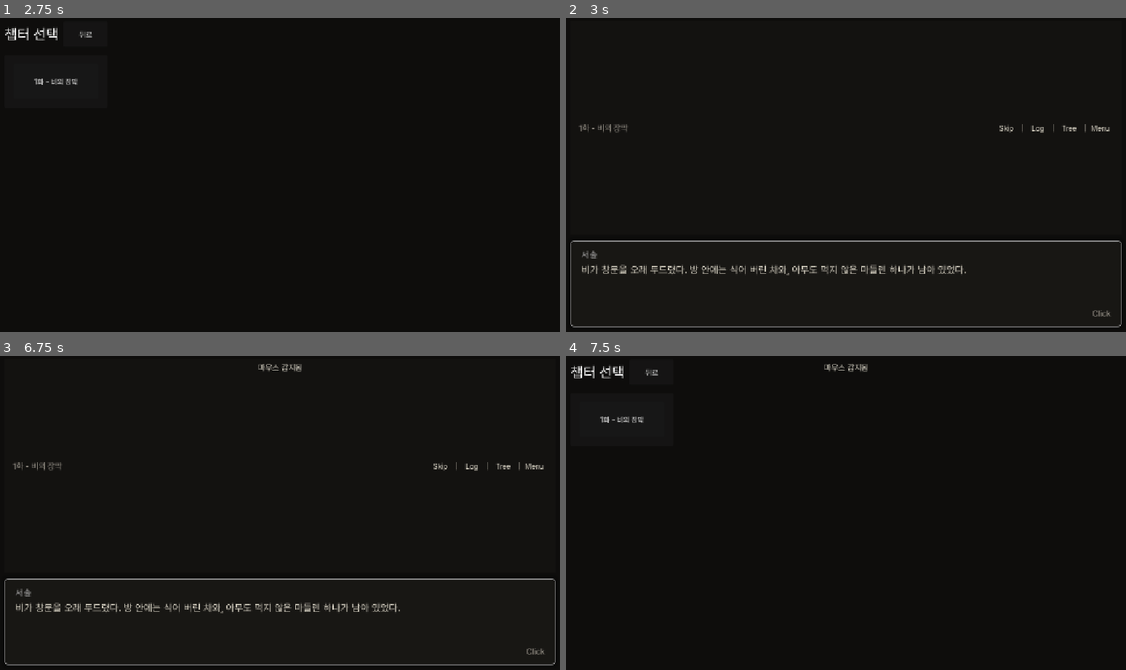
Above: before the commit, frames 1-4 (two rows, left to right).
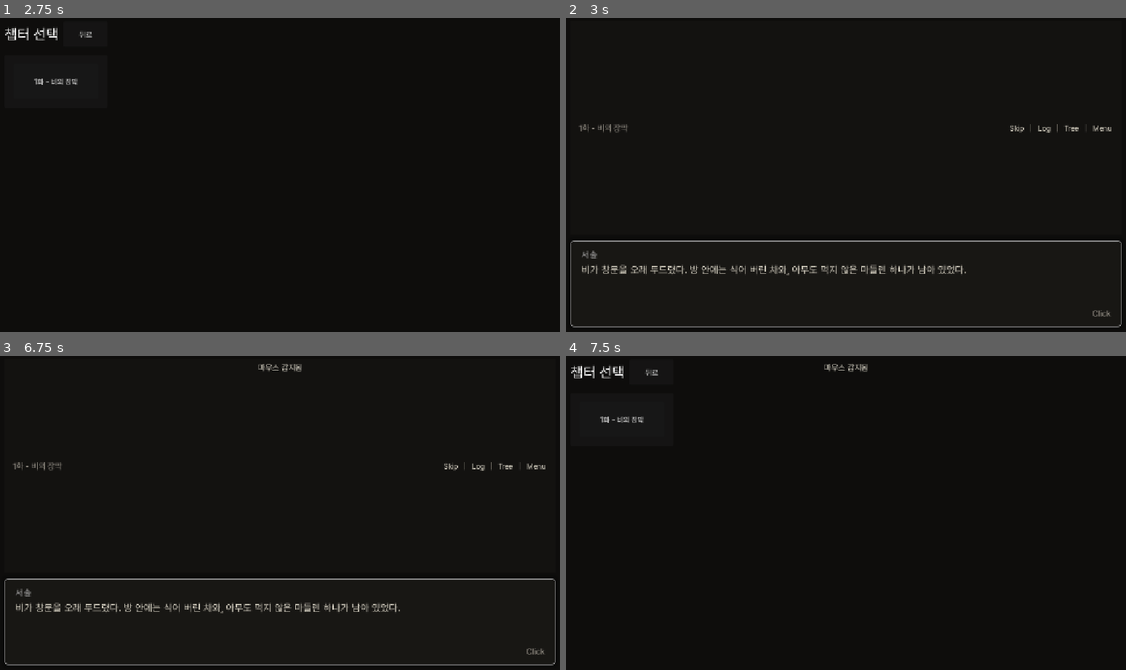
Above: after the commit, the same moments.

Repository: dev-parkjh/blind-madeleine-game
Game: Godot game, scene res://scenes/main/main.tscn
Same seed, same stepped clock (60 frames per second), same inputs: the game is played once before the commit and once after it.
Inputs (mouse positions are in pixels of both pictures, inside the frame that each line leads up to):
- Up to frame 1 (2.75 s): click "새 게임" at 0.5 s; click "뒤로" at 1.25 s; click "새 게임" at 2 s
- Up to frame 2 (3 s): click "1화 - 비의 장막" at 2.75 s
- Up to frame 3 (6.75 s): click "Skip" at 3.5 s; tap Enter (ui_accept) at 4.25, 4.52, 5, 5.75, 6.5 s; move the mouse to (408, 497) at 4.27 s; hold D (move_right) 4.28-5 s; hold Shift (log) 4.28-5 s; click (408, 497) at 4.42 s; drag from (162, 528) to (252, 578) at 5.02 s; move the mouse to (336, 440) at 5.77 s; hold D (move_right) 5.78-6.5 s; hold Space (interact) 5.78-6.5 s; click (336, 440) at 5.92 s; tap Shift (log) at 6.05 s; drag from (252, 578) to (106, 462) at 6.52 s
- Up to frame 4 (7.5 s): click "Skip" at 7.25 s

Frame 1 is identical in both runs. In frame 2, 0.2% of the frame differs, in the area x 77-98%, y 33-37%; in frame 3, 0.2%; in frame 4, nothing differs.

Commit message:
스토리 화면 키캡 힌트 레이아웃을 정리하고 미사용 키보드 아이콘 제거
Co-authored-by: Cursor <cursoragent@cursor.com>

Diff:
--- a/project.godot
+++ b/project.godot
@@ -24,11 +24,10 @@
 
 window/size/viewport_width=1280
 window/size/viewport_height=720
-window/size/resizable=true
+window/stretch/mode="canvas_items"
+window/stretch/aspect="expand"
 window/size/min_width=360
 window/size/min_height=540
-window/stretch/mode="canvas_items"
-window/stretch/aspect="expand"
 
 [physics]
 
--- a/scripts/screens/story_dialogue_screen.gd
+++ b/scripts/screens/story_dialogue_screen.gd
@@ -13,19 +13,30 @@
 const MENU_OVERLAY_COLOR := Color(0, 0, 0, 0.56)
 const KEYCAP_BACKGROUND_COLOR := Color(0.18, 0.17, 0.15, 0.94)
 const KEYCAP_BORDER_COLOR := Color(0.42, 0.4, 0.35)
+const TOP_MENU_KEYCAP_FONT_SIZE := 9
+const TOP_MENU_KEYCAP_MARGIN_HORIZONTAL := 4
+const TOP_MENU_KEYCAP_MARGIN_VERTICAL := 0
+const TOP_MENU_KEYCAP_CORNER_RADIUS := 2
+const TOP_MENU_KEYCAP_LINE_SPACING := -3
+const TOP_MENU_KEYCAP_Y_OFFSET := 2
+const TOP_MENU_KEYBOARD_BUTTON_MIN_HEIGHT := 28
+const TOP_MENU_KEYBOARD_HINT_SEPARATION := 8
+const TOP_MENU_SEPARATOR_MARGIN := {
+	"default": 3,
+	"keyboard": 4,
+	"gamepad": 4,
+}
+const TOP_MENU_SEPARATOR_MARGIN_RIGHT := {
+	"gamepad": 3,
+}
 const TOP_MENU_TEXT_MIN_SIZE := Vector2(56, 34)
+const TOP_MENU_TEXT_BUTTON_MIN_SIZE := Vector2(0, 34)
 const TOP_MENU_ICON_MIN_SIZE := Vector2(78, 42)
 const TOP_MENU_ICON_VERTICAL_PADDING := 10.0
 const TOP_MENU_BAR_SEPARATION := {
-	"default": 4,
-	"keyboard": 1,
-	"gamepad": 1,
-}
-const TOP_MENU_KEYCAP_BUTTON_MIN_WIDTHS := {
-	"skip": 77,
-	"log": 78,
-	"tree": 80,
-	"menu": 77,
+	"default": 6,
+	"keyboard": 4,
+	"gamepad": 4,
 }
 const TOP_MENU_ICON_TEXT_SEPARATION := {
 	"default": 4,
@@ -53,10 +64,10 @@
 }
 const TOP_MENU_ICON_HEIGHTS := {
 	"gamepad": {
-		"skip": 20,
-		"log": 24,
-		"tree": 20,
-		"menu": 20,
+		"skip": 18,
+		"log": 22,
+		"tree": 18,
+		"menu": 18,
 	},
 }
 
@@ -75,6 +86,7 @@
 var _menu_overlay: Control
 var _top_menu_bar: HBoxContainer
 var _top_menu_buttons: Dictionary = {}
+var _top_menu_separators: Array[MarginContainer] = []
 
 var _dialogue_id := ""
 var _current_node_id := ""
@@ -310,7 +322,7 @@
 	layout.name = "Layout"
 	layout.mouse_filter = Control.MOUSE_FILTER_IGNORE
 	layout.alignment = BoxContainer.ALIGNMENT_CENTER
-	layout.add_theme_constant_override("separation", 4)
+	layout.add_theme_constant_override("separation", TOP_MENU_KEYBOARD_HINT_SEPARATION)
 	center.add_child(layout)
 
 	var label := Label.new()
@@ -320,24 +332,33 @@
 	label.add_theme_color_override("font_color", BODY_TEXT_COLOR)
 	layout.add_child(label)
 
+	var keycap_offset := MarginContainer.new()
+	keycap_offset.name = "KeycapOffset"
+	keycap_offset.mouse_filter = Control.MOUSE_FILTER_IGNORE
+	keycap_offset.size_flags_vertical = Control.SIZE_SHRINK_CENTER
+	keycap_offset.add_theme_constant_override("margin_top", TOP_MENU_KEYCAP_Y_OFFSET)
+	layout.add_child(keycap_offset)
+
 	var keycap := PanelContainer.new()
 	keycap.name = "Keycap"
 	keycap.mouse_filter = Control.MOUSE_FILTER_IGNORE
+	keycap.size_flags_vertical = Control.SIZE_SHRINK_CENTER
 	keycap.add_theme_stylebox_override("panel", _create_keycap_style())
-	layout.add_child(keycap)
+	keycap_offset.add_child(keycap)
 
 	var key_margin := MarginContainer.new()
 	key_margin.name = "Margin"
-	key_margin.add_theme_constant_override("margin_left", 5)
-	key_margin.add_theme_constant_override("margin_top", 0)
-	key_margin.add_theme_constant_override("margin_right", 5)
-	key_margin.add_theme_constant_override("margin_bottom", 1)
+	key_margin.add_theme_constant_override("margin_left", TOP_MENU_KEYCAP_MARGIN_HORIZONTAL)
+	key_margin.add_theme_constant_override("margin_top", TOP_MENU_KEYCAP_MARGIN_VERTICAL)
+	key_margin.add_theme_constant_override("margin_right", TOP_MENU_KEYCAP_MARGIN_HORIZONTAL)
+	key_margin.add_theme_constant_override("margin_bottom", TOP_MENU_KEYCAP_MARGIN_VERTICAL)
 	keycap.add_child(key_margin)
 
 	var key_label := Label.new()
 	key_label.name = "KeyLabel"
 	key_label.vertical_alignment = VERTICAL_ALIGNMENT_CENTER
-	key_label.add_theme_font_size_override("font_size", 12)
+	key_label.add_theme_font_size_override("font_size", TOP_MENU_KEYCAP_FONT_SIZE)
+	key_label.add_theme_constant_override("line_spacing", TOP_MENU_KEYCAP_LINE_SPACING)
 	key_label.add_theme_color_override("font_color", DEFAULT_SPEAKER_COLOR)
 	key_margin.add_child(key_label)
 
@@ -347,17 +368,24 @@
 	style.bg_color = KEYCAP_BACKGROUND_COLOR
 	style.border_color = KEYCAP_BORDER_COLOR
 	style.set_border_width_all(1)
-	style.set_corner_radius_all(4)
+	style.set_corner_radius_all(TOP_MENU_KEYCAP_CORNER_RADIUS)
 	return style
 
 
 func _add_menu_separator(parent: HBoxContainer) -> void:
+	var wrapper := MarginContainer.new()
+	wrapper.mouse_filter = Control.MOUSE_FILTER_IGNORE
+	wrapper.add_theme_constant_override("margin_left", int(TOP_MENU_SEPARATOR_MARGIN["default"]))
+	wrapper.add_theme_constant_override("margin_right", int(TOP_MENU_SEPARATOR_MARGIN["default"]))
+	parent.add_child(wrapper)
+	_top_menu_separators.append(wrapper)
+
 	var separator := Label.new()
 	separator.text = "|"
 	separator.vertical_alignment = VERTICAL_ALIGNMENT_CENTER
 	separator.add_theme_font_size_override("font_size", 16)
 	separator.add_theme_color_override("font_color", MUTED_TEXT_COLOR)
-	parent.add_child(separator)
+	wrapper.add_child(separator)
 
 
 func _build_menu_overlay() -> void:
@@ -611,6 +639,13 @@
 func _refresh_input_hints() -> void:
 	if _top_menu_bar != null:
 		_top_menu_bar.add_theme_constant_override("separation", _get_top_menu_bar_separation())
+	var separator_margin_left := _get_top_menu_separator_margin()
+	var separator_margin_right := _get_top_menu_separator_margin_right()
+	for separator in _top_menu_separators:
+		if separator == null:
+			continue
+		separator.add_theme_constant_override("margin_left", separator_margin_left)
+		separator.add_theme_constant_override("margin_right", separator_margin_right)
 	for action in _top_menu_buttons.keys():
 		var button := _top_menu_buttons[action] as Button
 		if button != null:
@@ -629,12 +664,12 @@
 	button.expand_icon = false
 	button.icon_alignment = HORIZONTAL_ALIGNMENT_LEFT
 	button.alignment = HORIZONTAL_ALIGNMENT_LEFT if icon != null else HORIZONTAL_ALIGNMENT_CENTER
-	button.custom_minimum_size = _get_menu_button_min_size(icon_height) if icon != null else TOP_MENU_TEXT_MIN_SIZE
+	button.custom_minimum_size = _get_menu_button_min_size(icon_height) if icon != null else TOP_MENU_TEXT_BUTTON_MIN_SIZE
 	button.add_theme_constant_override("h_separation", _get_menu_icon_text_separation() if icon != null else 0)
 	button.add_theme_constant_override("icon_max_width", icon.get_width() if icon != null else 0)
 	_set_keyboard_menu_hint_content(button, base_label, hint, use_keyboard_keycap)
 	if use_keyboard_keycap:
-		button.custom_minimum_size = _get_keyboard_keycap_button_min_size(action)
+		button.custom_minimum_size = _get_keyboard_keycap_button_min_size(base_label, hint)
 		button.text = ""
 		return
 	if icon != null:
@@ -660,7 +695,7 @@
 	if base_label_node != null:
 		base_label_node.text = base_label
 
-	var key_label := content.get_node_or_null("Layout/Keycap/Margin/KeyLabel") as Label
+	var key_label := content.get_node_or_null("Layout/KeycapOffset/Keycap/Margin/KeyLabel") as Label
 	if key_label != null:
 		key_label.text = hint
 
@@ -727,13 +762,33 @@
 	return Vector2(float(_get_menu_icon_min_width()), min_height)
 
 
-func _get_keyboard_keycap_button_min_size(action: String) -> Vector2:
-	return Vector2(float(TOP_MENU_KEYCAP_BUTTON_MIN_WIDTHS.get(action, TOP_MENU_TEXT_MIN_SIZE.x)), TOP_MENU_TEXT_MIN_SIZE.y)
+func _get_keyboard_keycap_button_min_size(base_label: String, hint: String) -> Vector2:
+	return Vector2(_measure_keyboard_menu_hint_width(base_label, hint), float(TOP_MENU_KEYBOARD_BUTTON_MIN_HEIGHT))
+
+
+func _measure_keyboard_menu_hint_width(base_label: String, hint: String) -> float:
+	var font := ThemeDB.fallback_font
+	var label_width := font.get_string_size(base_label, HORIZONTAL_ALIGNMENT_LEFT, -1, 16).x
+	var keycap_text_width := font.get_string_size(hint, HORIZONTAL_ALIGNMENT_LEFT, -1, TOP_MENU_KEYCAP_FONT_SIZE).x
+	var keycap_width := keycap_text_width + float(TOP_MENU_KEYCAP_MARGIN_HORIZONTAL * 2 + 2)
+	return label_width + float(TOP_MENU_KEYBOARD_HINT_SEPARATION) + keycap_width
 
 
 func _get_top_menu_bar_separation() -> int:
 	var mode := _get_current_input_mode()
 	return int(TOP_MENU_BAR_SEPARATION.get(mode, TOP_MENU_BAR_SEPARATION["default"]))
+
+
+func _get_top_menu_separator_margin() -> int:
+	var mode := _get_current_input_mode()
+	return int(TOP_MENU_SEPARATOR_MARGIN.get(mode, TOP_MENU_SEPARATOR_MARGIN["default"]))
+
+
+func _get_top_menu_separator_margin_right() -> int:
+	var mode := _get_current_input_mode()
+	if TOP_MENU_SEPARATOR_MARGIN_RIGHT.has(mode):
+		return int(TOP_MENU_SEPARATOR_MARGIN_RIGHT[mode])
+	return _get_top_menu_separator_margin()
 
 
 func _get_menu_icon_text_separation() -> int:
Binary file removed: assets/icon/input/keyboard_ctrl_outline.png
Not shown, removed: assets/icon/input/keyboard_ctrl_outline.png.import
Binary file removed: assets/icon/input/keyboard_escape_outline.png
Not shown, removed: assets/icon/input/keyboard_escape_outline.png.import
Binary file removed: assets/icon/input/keyboard_shift_outline.png
Not shown, removed: assets/icon/input/keyboard_shift_outline.png.import
Binary file removed: assets/icon/input/keyboard_space_outline.png
Not shown, removed: assets/icon/input/keyboard_space_outline.png.import
Binary file removed: assets/icon/input/keyboard_tab_outline.png
Not shown, removed: assets/icon/input/keyboard_tab_outline.png.import
